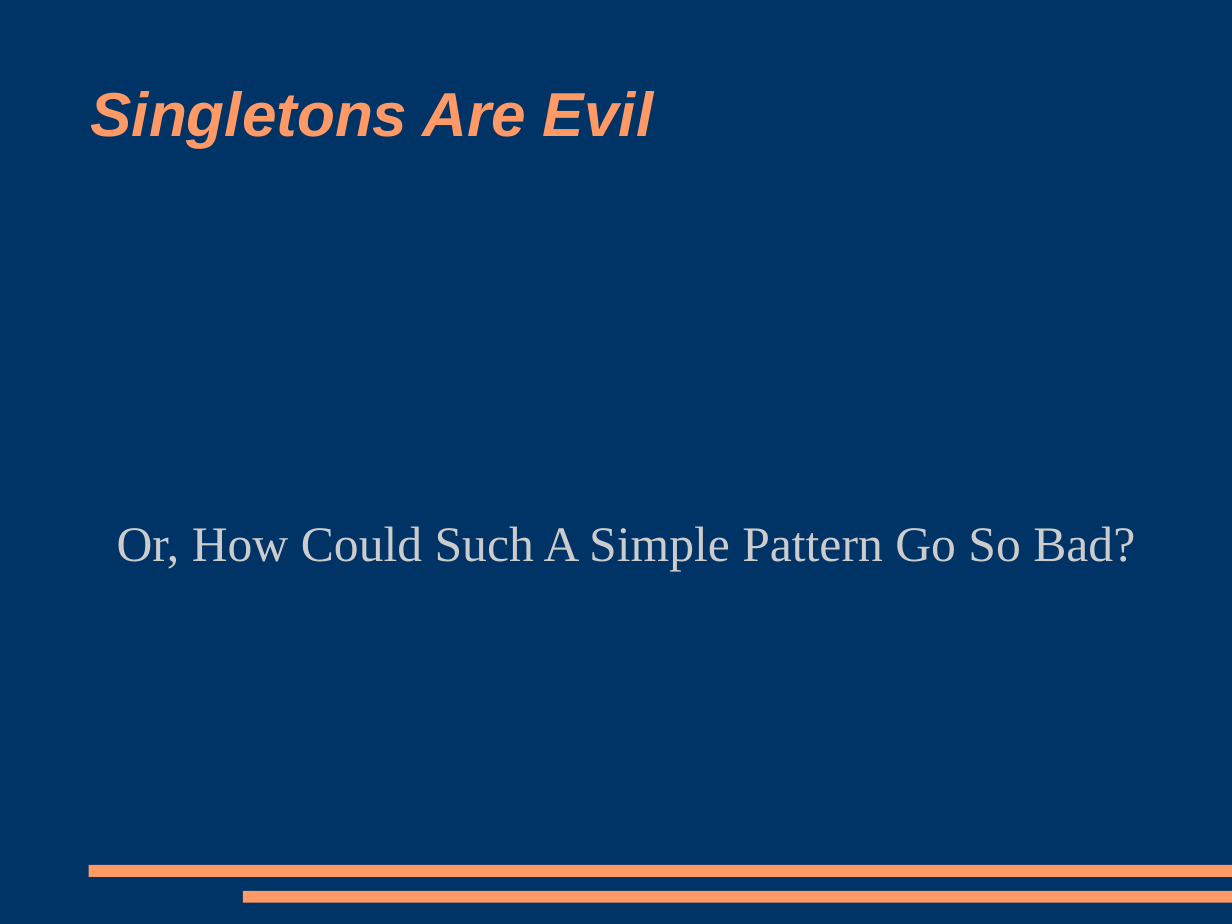
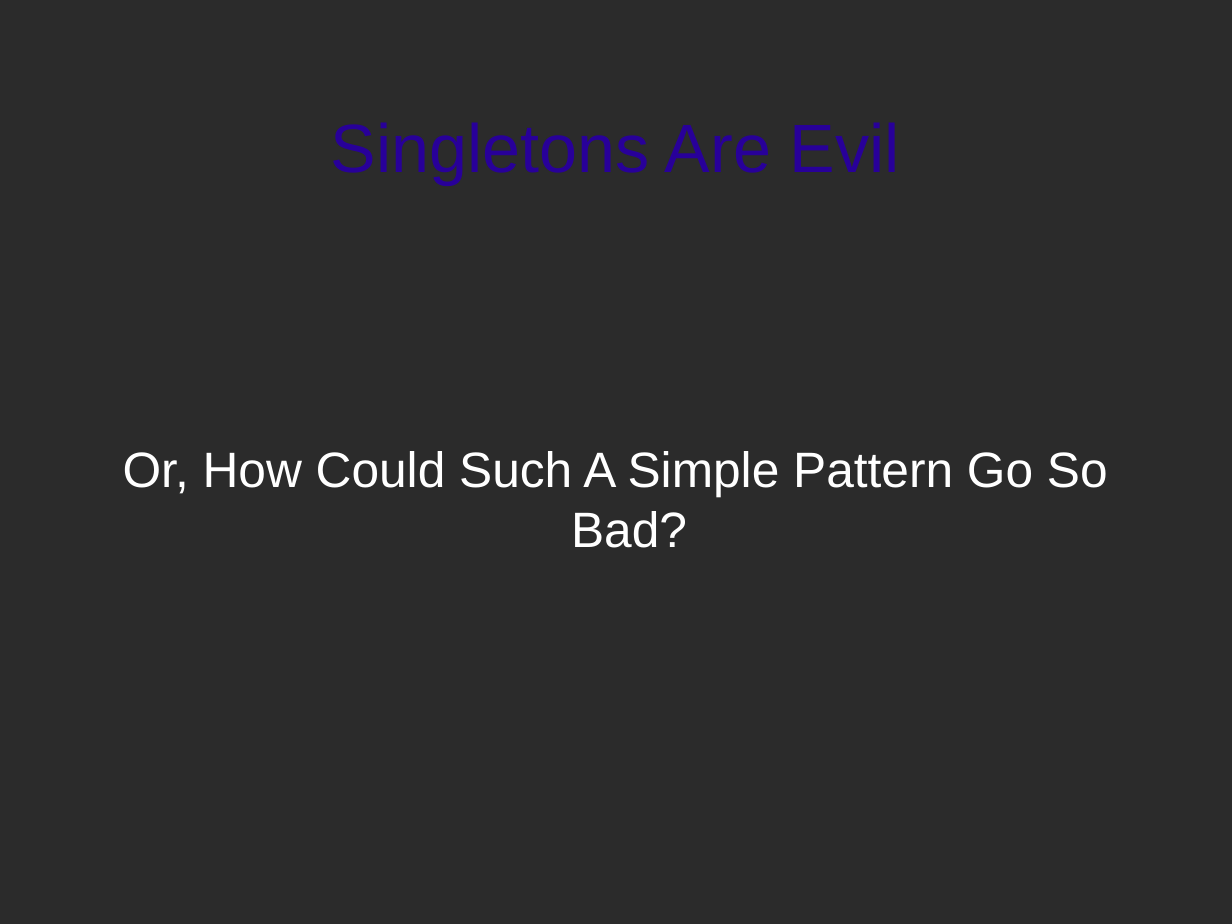
Before and after one commit to gregsymons/singletons-are-evil, a slide deck: slide 1 of presentation.odp. Drawn at 1232x924 pixels with LibreOffice and Linux fonts; fonts in the diff are those of the drawing; background and template pictures are left out; a plain dark background stands for a picture behind light text. Boxes give left, top, right and bottom in pixels: in the first picture for what was removed or moved away, otherwise in the second. Text is boxed around its words. In the diff, an @@ line names an element or a change of style, - is before the commit and + after.

```diff
--- a/presentation.odp
+++ b/presentation.odp
@@ background #003366 to picture (left out) @@
@@ title "Singletons Are Evil": place and size @@
-title "Singletons Are Evil" at [91,91,653,147]
+title "Singletons Are Evil" at [331,122,900,184]
@@ title "Singletons Are Evil" at [331,122,900,184]: size 40 to 44 pt, text colour #FF9966 to #280099, bold off, italic off; alignment left to centre @@
@@ subtitle "Or, How Could Such A ...": place and size @@
-subtitle "Or, How Could Such A ..." at [117,526,1135,571]
+subtitle "Or, How Could Such A ..." at [123,451,1108,548]
@@ subtitle "Or, How Could Such A ..." at [123,451,1108,548]: font Times New Roman to Arial, text colour #CCCCCC to #FFFFFF @@
@@ rectangle removed at [88,865,1232,878] @@
@@ rectangle removed at [243,891,1232,903] @@
```
Also in this commit, not shown: 11 other slides changed, 2 slides added, 1 other file.
